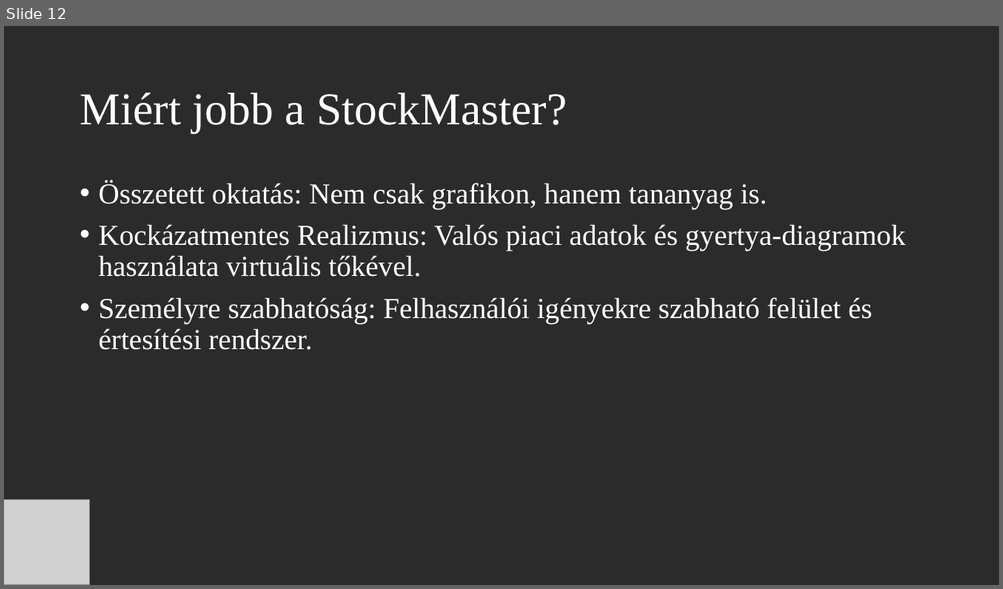
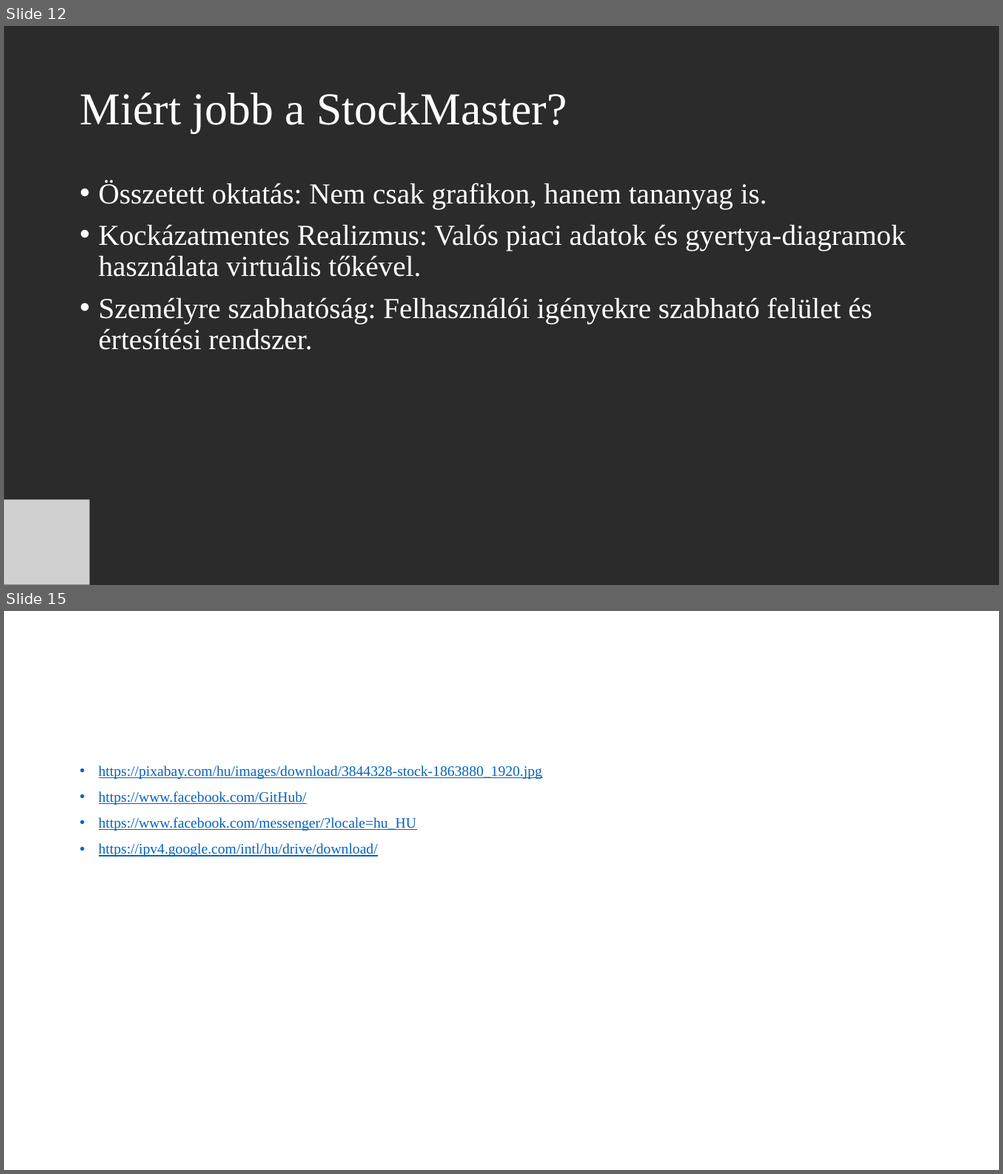
Before and after one commit to ZsigoRobert0/13_S2_3_vizsgaremek, a slide deck: Dokumentáció/StockMaster_Prezentacio.pptx. Shown one above the other, each under a label of ours: slide 12 before the commit, slides 12 and 15 after it; the slides between them are not shown. The pictures are 1003x589 and 1003x1174 pixels, drawn with LibreOffice and Linux fonts; fonts in the diff are those of the drawing; grey boxes stand for pictures; background and template pictures are left out; a plain dark background stands for a picture behind light text. Boxes give left, top, right and bottom in pixels: in the first picture for what was removed or moved away, otherwise in the second. Text is boxed around its words. In the diff, an @@ line names an element or a change of style, - is before the commit and + after.

```diff
--- a/Dokumentáció/StockMaster_Prezentacio.pptx
+++ b/Dokumentáció/StockMaster_Prezentacio.pptx
@@ slide 15 added at <box>4,611,999,1170</box>, background picture (left out) @@
@@ title added at <box>73,641,930,749</box>, 44 pt, text #FFFFFF @@
+Forrás
@@ text added at <box>99,766,542,857</box>, 14 pt, text #0563C1, underline @@
+• https://pixabay.com/hu/images/download/3844328-stock-1863880_1920.jpg
+• https://www.facebook.com/GitHub/
+• https://www.facebook.com/messenger/?locale=hu_HU
+• https://ipv4.google.com/intl/hu/drive/download/
```
Also in this commit, not shown: 8 slides changed, 1 other slide added, 1 slide removed.
